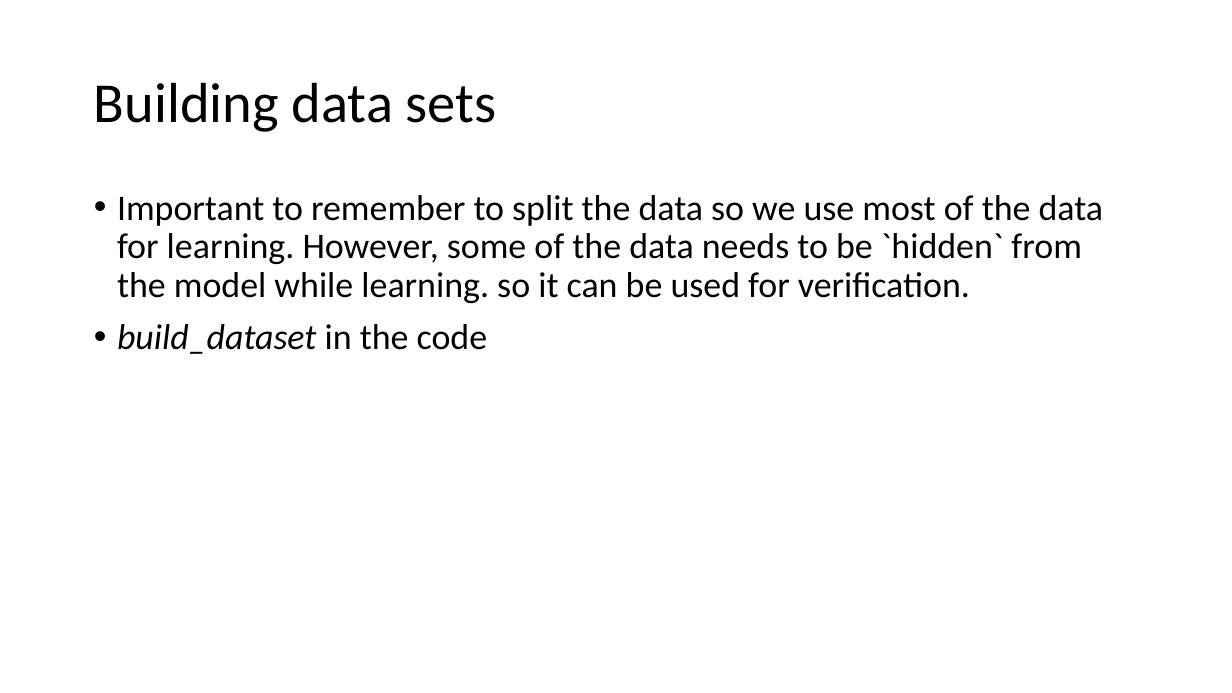
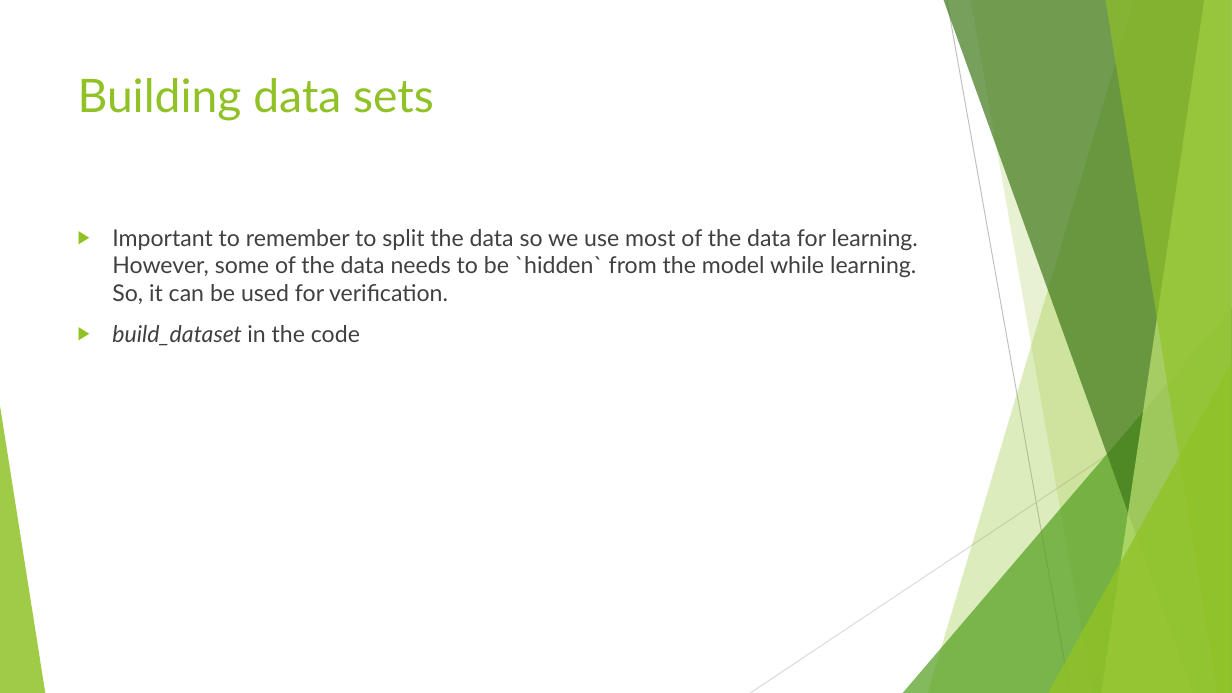
Before and after one commit to bodzio50318/genAiWorkshop, a slide deck: slide 14 of AiDem.pptm. Drawn at 1232x693 pixels with LibreOffice and Linux fonts; fonts in the diff are those of the drawing. Boxes give left, top, right and bottom in pixels: in the first picture for what was removed or moved away, otherwise in the second. Text is boxed around its words. In the diff, an @@ line names an element or a change of style, - is before the commit and + after.

```diff
--- a/AiDem.pptm
+++ b/AiDem.pptm
@@ title "Building data sets": place and size @@
-title "Building data sets" at <box>94,82,497,132</box>
+title "Building data sets" at <box>78,78,434,121</box>
@@ title "Building data sets" at <box>78,78,434,121</box>: size 44 to 36 pt, font Calibri to Lato, text colour #000000 to #90C226; line spacing 0.9 to 1; vertical alignment middle to top @@
@@ text "Important to remember to split ...": place and size @@
-text "Important to remember to split ..." at <box>117,195,1104,354</box>
+text "Important to remember to split ..." at <box>112,229,918,346</box>
@@ text at <box>112,229,918,304</box>: text changed; size 28 to 18 pt; font Calibri to Lato; text colour #000000 to #404040 @@
-• Important to remember to split the data so we use most of the data for learning. However, some of the data needs to be `hidden` from the model while learning. so it can be used for verification.
+▶ Important to remember to split the data so we use most of the data for learning. However, some of the data needs to be `hidden` from the model while learning. So, it can be used for verification.
@@ text at <box>112,325,360,346</box>: size 28 to 18 pt, font Calibri to Lato, text colour #000000 to #404040 in "build_dataset in the code"; bullet • to ▶; line spacing 0.9 to 1 @@
@@ group added at <box>0,0,1232,693</box>: 5 freeform shapes, 3 triangles, 2 lines @@
```
Also in this commit, not shown: 21 other slides changed, 1 slide added, 3 other files.
